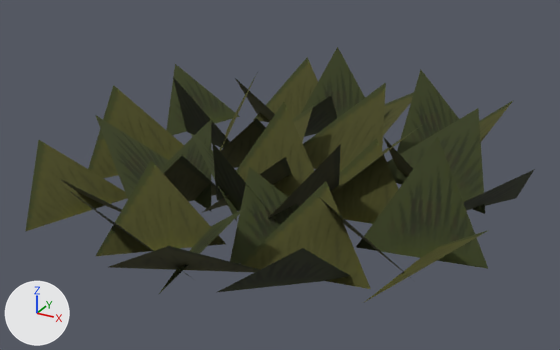
Two versions of the glTF model docs/assets/models/decor/dec_Ground_Grass_06_55281.glb, one commit apart.
The view is the same before and after, from a camera (50 mm lens) standing at (-0.632, 1.447, 1.045) and looking at (-1.697, 3.383, 0.076). The axes (+X, +Y, +Z) are drawn at lower left. The lights are the same throughout. The picture after the commit comes second. Where no turn or scale is listed for an object, it has been applied to the vertices.

In view in the first picture: 'Ground_Grass_06_mesh'.
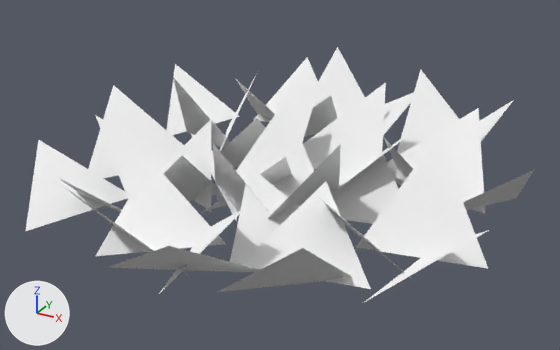
Where the change shows, as pixel boxes [x1, y1, x2, y2] in the pictures (560 x 350 px):
'Ground_Grass_06_mesh', recoloured (lighter): [26, 47, 535, 302] in both

The change in detail:
Material 'jungle_cutout' (mat_jungle_cutout) is new.
Its base color is (1.0, 1.0, 1.0) (white #ffffff).
Its roughness is 0.9.
me_ground_grass_06 has 120 vertices, 40 faces and spans x -0.72..0.75, y -0.87..0.68, z 0.0..0.28.
me_ground_grass_06 no longer uses material mat_jungle_mat_decorations_cutout.
me_ground_grass_06 gains material mat_jungle_cutout (white #ffffff).
